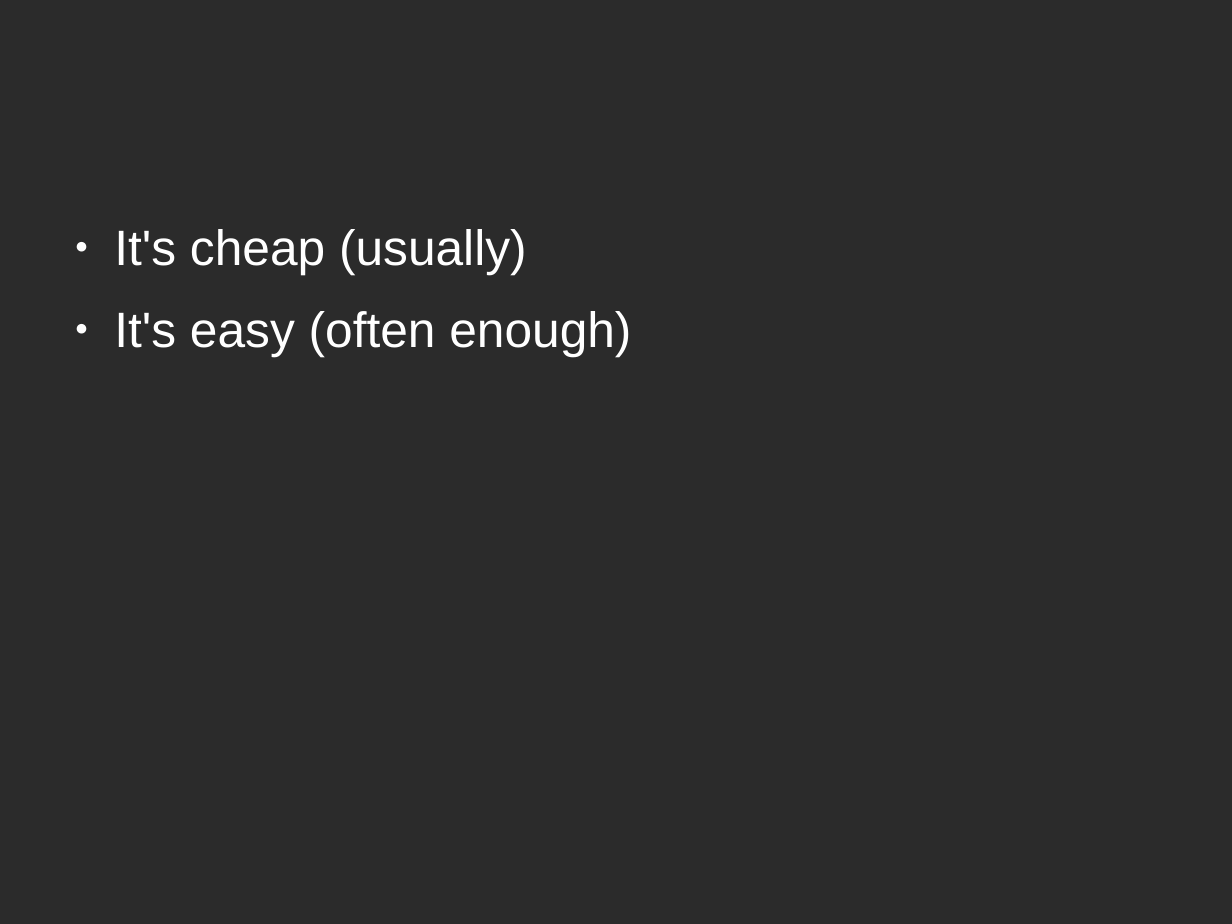
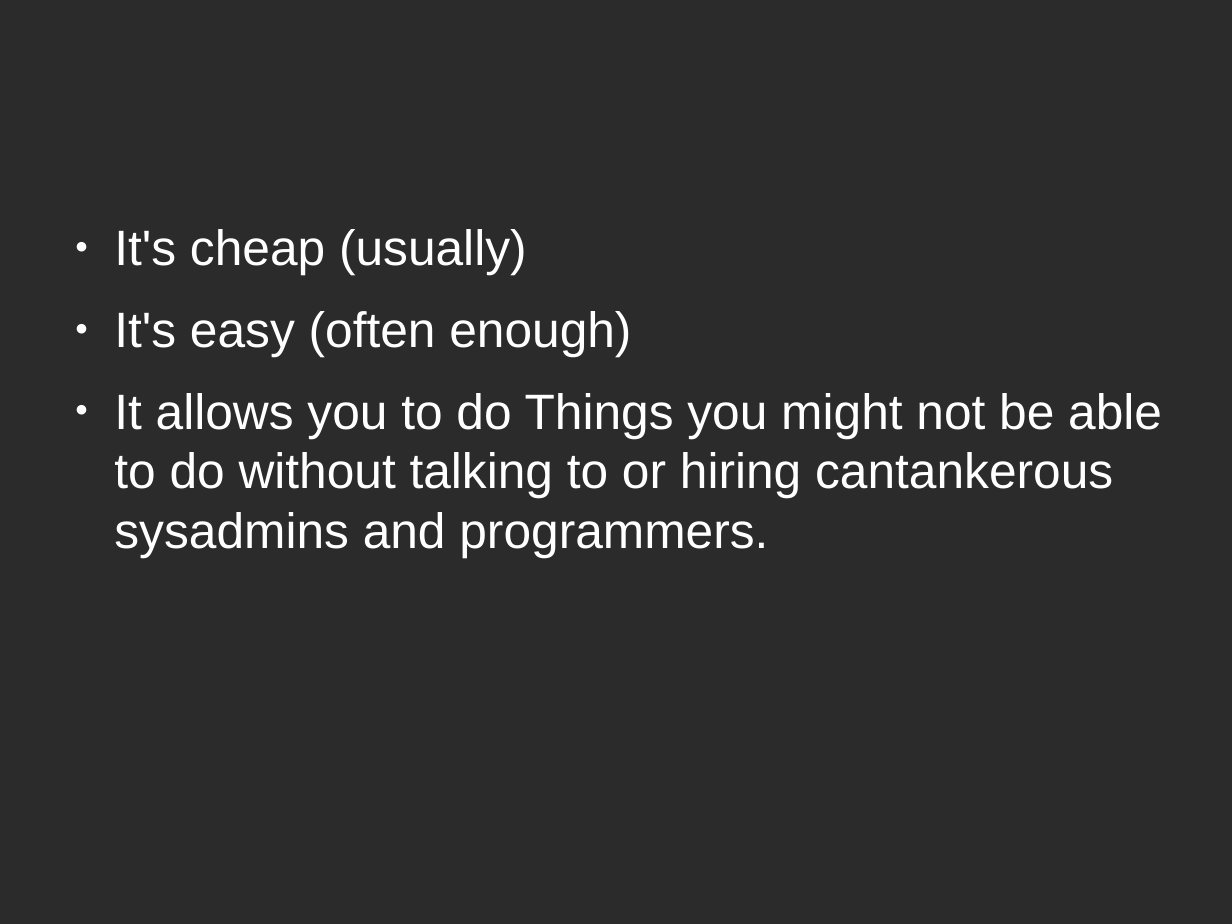
Before and after one commit to ruebot/SuperConference-2011---Cloud-computing, a slide deck: slide 17 of sc-2011-local-clouds.odp. Drawn at 1232x924 pixels with LibreOffice and Linux fonts; fonts in the diff are those of the drawing; background and template pictures are left out; a plain dark background stands for a picture behind light text. Boxes give left, top, right and bottom in pixels: in the first picture for what was removed or moved away, otherwise in the second. Text is boxed around its words. In the diff, an @@ line names an element or a change of style, - is before the commit and + after.

```diff
--- a/sc-2011-local-clouds.odp
+++ b/sc-2011-local-clouds.odp
@@ text at bbox=[114, 393, 1162, 557]: paragraph added @@
+● It allows you to do Things you might not be able to do without talking to or hiring cantankerous sysadmins and programmers.
```
Also in this commit, not shown: 1 other slide changed, 1 slide added.
